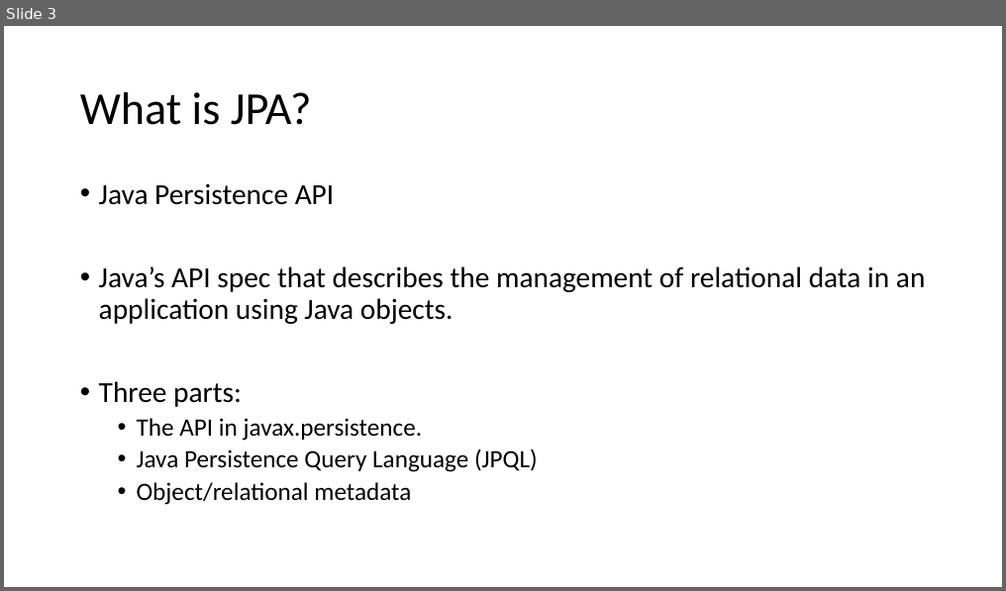
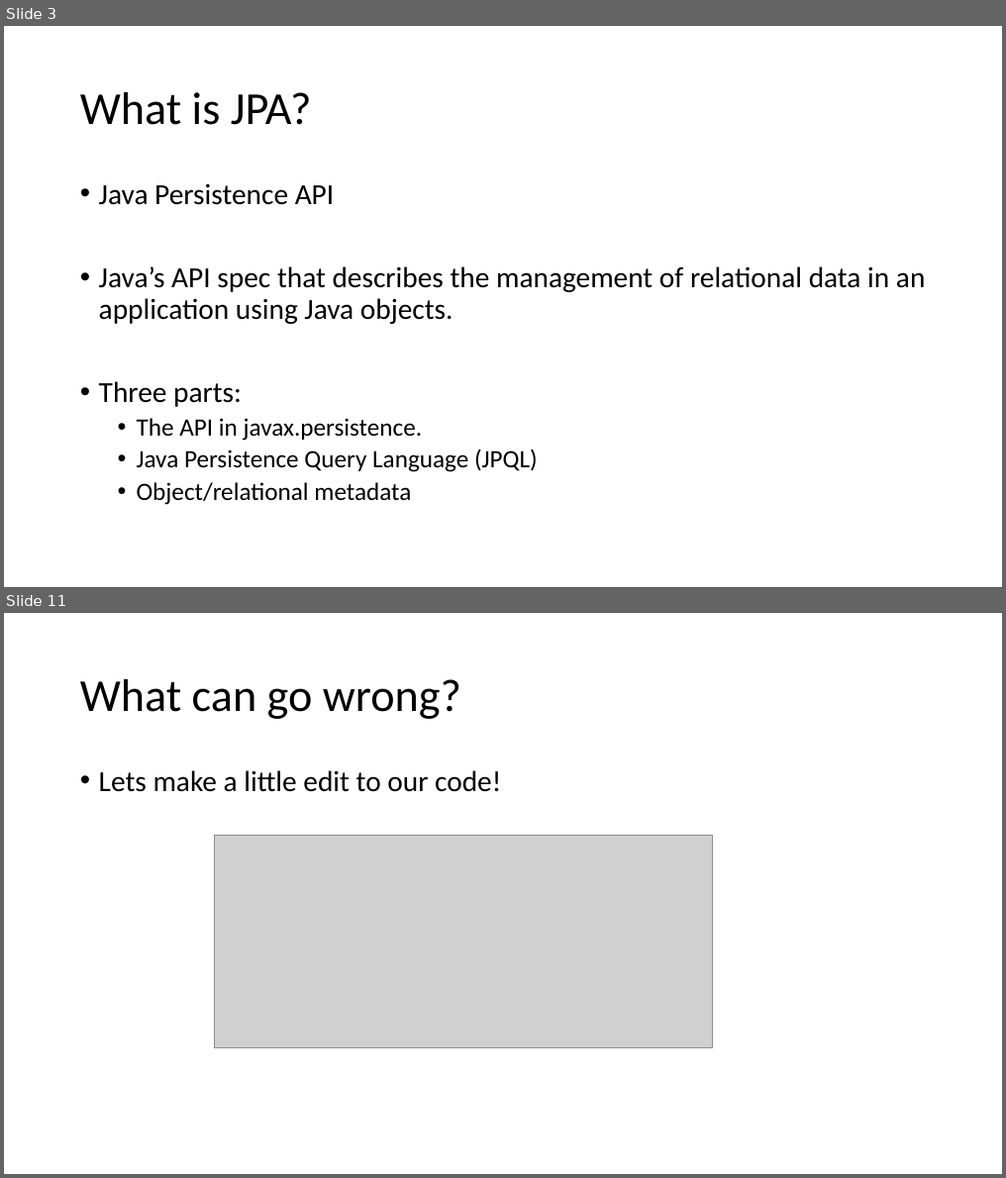
Before and after one commit to sfaria/jpa-demo, a slide deck: JPA-JPQL Query Performance.pptx. Shown one above the other, each under a label of ours: slide 3 before the commit, slides 3 and 11 after it; the slides between them are not shown. The pictures are 1006x591 and 1006x1178 pixels, drawn with LibreOffice and Linux fonts; fonts in the diff are those of the drawing; grey boxes stand for pictures. Boxes give left, top, right and bottom in pixels: in the first picture for what was removed or moved away, otherwise in the second. Text is boxed around its words. In the diff, an @@ line names an element or a change of style, - is before the commit and + after.

```diff
--- a/JPA-JPQL Query Performance.pptx
+++ b/JPA-JPQL Query Performance.pptx
@@ slide 11 added at <box>4,613,1002,1174</box>, background #FFFFFF @@
@@ title added at <box>80,679,461,719</box>, 44 pt, text #000000 @@
+What can go wrong?
@@ text added at <box>99,770,501,792</box>, 28 pt, text #000000 @@
+• Lets make a little edit to our code!
@@ picture added at <box>214,836,713,1049</box> @@
```
Also in this commit, not shown: 3 slides changed, 11 other slides added, 3 slides removed.
